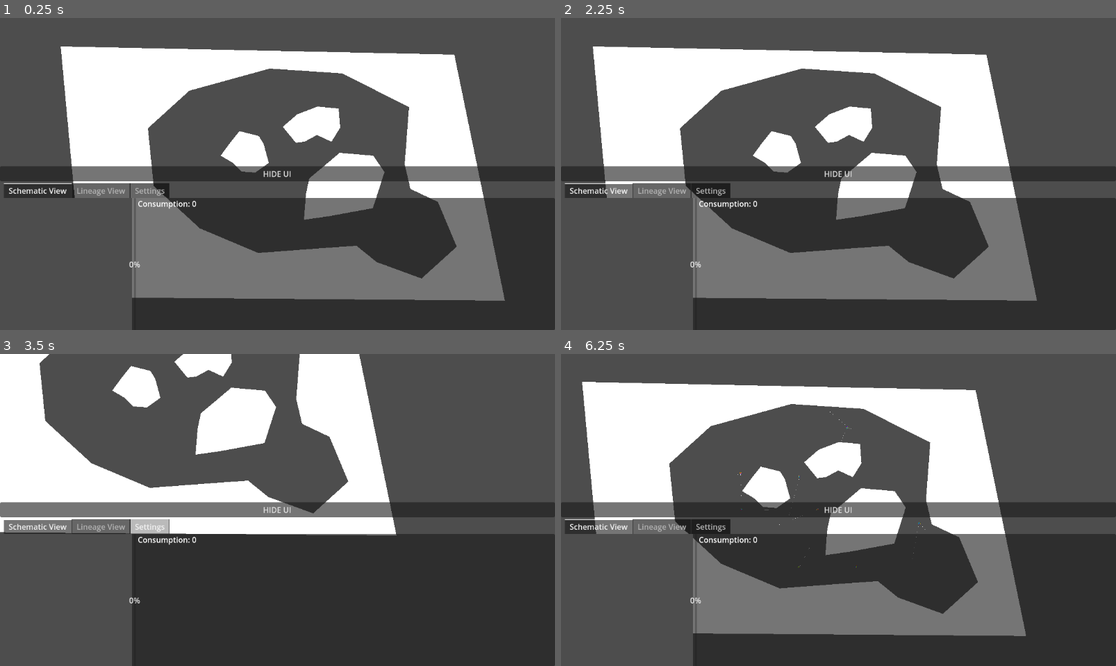
Above: before the commit, frames 1-4 (two rows, left to right).
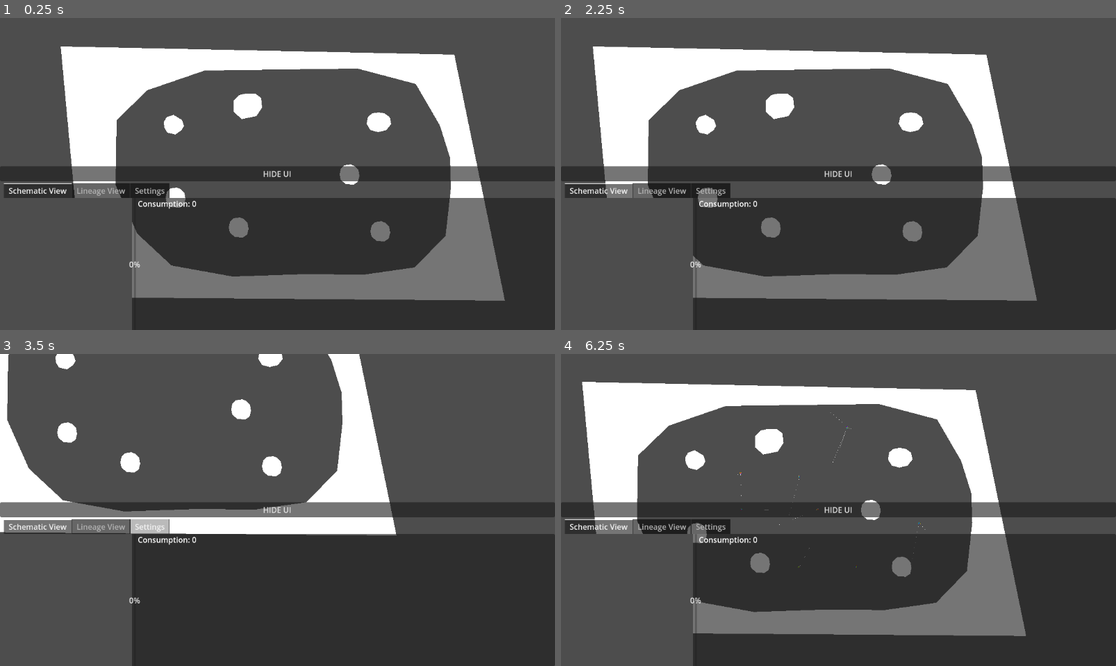
Above: after the commit, the same moments.

Repository: 06gusmog/EVOLUTIONATOR-4000
Game: Godot game, scene res://Misc/world.tscn
The game is run twice, just before and just after one commit, with the same random seed, the same clock (stepped at 60 frames per second) and the same inputs.
Inputs (mouse positions are in pixels of both pictures, inside the frame that each line leads up to):
- Up to frame 1 (0.25 s): no input
- Up to frame 2 (2.25 s): click "HIDE UI" at 0.5 s; click "SHOW UI" at 1.25 s; tap Enter at 2 s; move the mouse to (960, 158) at 2.02 s; hold Right (right) from 2.03 s (still down); click (960, 158) at 2.1 s
- Up to frame 3 (3.5 s): move the mouse to (166, 525) at 2.77 s; release Right (right) at 2.78 s; hold Down (down) from 2.78 s (still down); tap P (test input) at 2.85 s
- Up to frame 4 (6.25 s): move the mouse to (894, 441) at 3.52 s; release Down (down) at 3.53 s; hold Right (right) 3.53-4.28 s; tap Shift (zoom_in) at 3.6 s; move the mouse to (810, 572) at 4.27 s; hold Up (up) 4.28-5.03 s; tap Ctrl (zoom_out) at 4.35 s; move the mouse to (683, 559) at 5.02 s; hold Left (left) from 5.03 s (still down); click (683, 559) at 5.1 s; move the mouse to (777, 428) at 5.77 s; tap P (test input) at 5.85 s

The runs differ from the first frame. In frame 1, 16% of the frame differs, in the area x 20-83%, y 16-84%; in frame 2, 15%; in frame 3, 13%; in frame 4, 15%.
Error in both runs: Attempt to call function 'store_line' in base 'null instance' on a null instance. (res://Misc/SimulationHandler.gd:168)

Commit message:
Map Update
No more big piles of food for the creatures to run around in

Diff:
--- a/Godot/Misc/world.tscn
+++ b/Godot/Misc/world.tscn
@@ -118,25 +118,25 @@
 [node name="FoodSpawnPoints" type="Node2D" parent="."]
 
 [node name="FoodSpawn1" type="Node2D" parent="FoodSpawnPoints"]
-position = Vector2(-198, -36)
+position = Vector2(-215, -100)
 
 [node name="FoodSpawn2" type="Node2D" parent="FoodSpawnPoints"]
-position = Vector2(-70, 94)
+position = Vector2(-79, 112)
 
 [node name="FoodSpawn3" type="Node2D" parent="FoodSpawnPoints"]
-position = Vector2(290, 139)
+position = Vector2(214, 116)
 
 [node name="FoodSpawn4" type="Node2D" parent="FoodSpawnPoints"]
-position = Vector2(-39, -159)
+position = Vector2(-65, -143)
 
 [node name="FoodSpawn5" type="Node2D" parent="FoodSpawnPoints"]
-position = Vector2(196, -91)
+position = Vector2(210, -108)
 
 [node name="FoodSpawn6" type="Node2D" parent="FoodSpawnPoints"]
-position = Vector2(-51, -12)
+position = Vector2(151, 1)
 
 [node name="FoodSpawn7" type="Node2D" parent="FoodSpawnPoints"]
-position = Vector2(-70, -75)
+position = Vector2(-210, 51)
 
 [node name="FoodSpawnTimer" type="Timer" parent="FoodSpawnPoints"]
 wait_time = 10.0
@@ -152,28 +152,58 @@
 physics_material_override = SubResource("PhysicsMaterial_06e6h")
 
 [node name="CollisionPolygon2D" type="CollisionPolygon2D" parent="StaticBody2D"]
-polygon = PackedVector2Array(11, -98, 38, -65, 56, -67, 82, -81, 112, -67, 130, -96, 127, -136, 83, -140, 41, -124)
+position = Vector2(-3, 6)
+polygon = PackedVector2Array(213, -134, 200, -132, 191, -125, 188, -110, 196, -97, 212, -93, 229, -97, 239, -110, 236, -124, 225, -132)
+
+[node name="Polygon2D" type="Polygon2D" parent="StaticBody2D/CollisionPolygon2D"]
+position = Vector2(0, 7)
+scale = Vector2(1, 1.07165)
+polygon = PackedVector2Array(213, -131.573, 200, -129.707, 191, -123.175, 188, -109.178, 196, -97.0469, 212, -93.3144, 229, -97.0469, 239, -109.178, 236, -122.242, 225, -129.707)
+
+[node name="CollisionPolygon2D4" type="CollisionPolygon2D" parent="StaticBody2D"]
+polygon = PackedVector2Array(166, -219, 287, -187, 337, -101, 358, -34, 360, 28, 349, 128, 285, 194, 179, 209, 56, 208, -93, 213, -220, 190, -291, 124, -336, 23, -334, -112, -270, -174, -151, -215, 165, -219, 367, -248, -450, -265, -402, 256, 472, 263, 367, -248)
+
+[node name="Polygon2D" type="Polygon2D" parent="StaticBody2D/CollisionPolygon2D4"]
+polygon = PackedVector2Array(287, -187, 337, -101, 358, -34, 360, 28, 349, 128, 285, 194, 179, 209, 56, 208, -93, 213, -220, 190, -291, 124, -336, 23, -334, -112, -270, -174, -151, -215, 166, -219, 287, -187, 367, -248, -450, -265, -402, 256, 472, 263, 367, -248)
 
 [node name="CollisionPolygon2D2" type="CollisionPolygon2D" parent="StaticBody2D"]
-polygon = PackedVector2Array(-39, -79, -79, -89, -99, -64, -118, -38, -94, -24, -74, -5, -46, -3, -18, -23, -29, -63)
+polygon = PackedVector2Array(-66, -167, -79, -164, -91, -152, -91, -129, -74, -114, -44, -120, -32, -138, -34, -158, -46, -167)
+
+[node name="Polygon2D" type="Polygon2D" parent="StaticBody2D/CollisionPolygon2D2"]
+polygon = PackedVector2Array(-46, -167, -66, -167, -79, -164, -91, -152, -91, -129, -74, -114, -44, -120, -32, -138, -34, -158)
 
 [node name="CollisionPolygon2D3" type="CollisionPolygon2D" parent="StaticBody2D"]
-polygon = PackedVector2Array(199, -38, 129, -44, 96, -16, 66, 9, 59, 42, 55, 95, 105, 88, 198, 71, 222, -4)
-
-[node name="CollisionPolygon2D4" type="CollisionPolygon2D" parent="StaticBody2D"]
-polygon = PackedVector2Array(273, -139, 264, -20, 276, 31, 333, 58, 372, 151, 299, 217, 206, 183, 164, 149, 93, 154, -40, 164, -161, 113, -257, 25, -269, -95, -183, -173, -16, -219, 134, -209, 273, -139, 367, -248, -450, -265, -402, 256, 472, 263, 367, -248)
-
-[node name="Polygon2D" type="Polygon2D" parent="StaticBody2D"]
-polygon = PackedVector2Array(273, -139, 264, -20, 276, 31, 333, 58, 372, 151, 299, 217, 206, 183, 164, 149, 93, 154, -40, 164, -161, 113, -257, 25, -269, -95, -183, -173, -16, -219, 134, -209, 273, -139, 367, -248, -450, -265, -402, 256, 472, 263, 367, -248)
-
-[node name="Polygon2D2" type="Polygon2D" parent="StaticBody2D"]
-polygon = PackedVector2Array(11, -98, 38, -65, 56, -67, 82, -81, 112, -67, 130, -96, 127, -136, 83, -140, 41, -124)
-
-[node name="Polygon2D3" type="Polygon2D" parent="StaticBody2D"]
-polygon = PackedVector2Array(-39, -79, -79, -89, -99, -64, -118, -38, -94, -24, -74, -5, -46, -3, -18, -23, -29, -63)
-
-[node name="Polygon2D4" type="Polygon2D" parent="StaticBody2D"]
-polygon = PackedVector2Array(199, -38, 129, -44, 96, -16, 66, 9, 59, 42, 55, 95, 105, 88, 198, 71, 222, -4)
+polygon = PackedVector2Array(-216, -123, -230, -118, -236, -108, -235, -97, -229, -86, -212, -82, -199, -91, -194, -100, -198, -112)
+
+[node name="Polygon2D" type="Polygon2D" parent="StaticBody2D/CollisionPolygon2D3"]
+polygon = PackedVector2Array(-216, -123, -230, -118, -236, -108, -235, -97, -229, -86, -212, -82, -199, -91, -194, -100, -198, -112)
+
+[node name="CollisionPolygon2D5" type="CollisionPolygon2D" parent="StaticBody2D"]
+polygon = PackedVector2Array(-209, 28, -222, 30, -230, 38, -232, 49, -230, 60, -219, 69, -203, 70, -194, 64, -191, 52, -193, 40, -200, 32)
+
+[node name="Polygon2D" type="Polygon2D" parent="StaticBody2D/CollisionPolygon2D5"]
+polygon = PackedVector2Array(-209, 28, -222, 30, -230, 38, -232, 49, -230, 60, -219, 69, -203, 70, -194, 64, -191, 52, -193, 40, -200, 32)
+
+[node name="CollisionPolygon2D6" type="CollisionPolygon2D" parent="StaticBody2D"]
+position = Vector2(131, 62)
+polygon = PackedVector2Array(-209, 28, -222, 30, -230, 38, -232, 49, -230, 60, -219, 69, -203, 70, -194, 64, -191, 52, -193, 40, -200, 32)
+
+[node name="Polygon2D" type="Polygon2D" parent="StaticBody2D/CollisionPolygon2D6"]
+polygon = PackedVector2Array(-209, 28, -222, 30, -230, 38, -232, 49, -230, 60, -219, 69, -203, 70, -194, 64, -191, 52, -193, 40, -200, 32)
+
+[node name="CollisionPolygon2D7" type="CollisionPolygon2D" parent="StaticBody2D"]
+position = Vector2(361, -48)
+polygon = PackedVector2Array(-209, 28, -222, 30, -230, 38, -232, 49, -230, 60, -219, 69, -203, 70, -194, 64, -191, 52, -193, 40, -200, 32)
+
+[node name="Polygon2D" type="Polygon2D" parent="StaticBody2D/CollisionPolygon2D7"]
+polygon = PackedVector2Array(-209, 28, -222, 30, -230, 38, -232, 49, -230, 60, -219, 69, -203, 70, -194, 64, -191, 52, -193, 40, -200, 32)
+
+[node name="CollisionPolygon2D8" type="CollisionPolygon2D" parent="StaticBody2D"]
+position = Vector2(425, 70)
+polygon = PackedVector2Array(-209, 28, -222, 30, -230, 38, -232, 49, -230, 60, -219, 69, -203, 70, -194, 64, -191, 52, -193, 40, -200, 32)
+
+[node name="Polygon2D" type="Polygon2D" parent="StaticBody2D/CollisionPolygon2D8"]
+polygon = PackedVector2Array(-209, 28, -222, 30, -230, 38, -232, 49, -230, 60, -219, 69, -203, 70, -194, 64, -191, 52, -193, 40, -200, 32)
 
 [node name="CanvasLayer" type="CanvasLayer" parent="."]
 process_mode = 3
